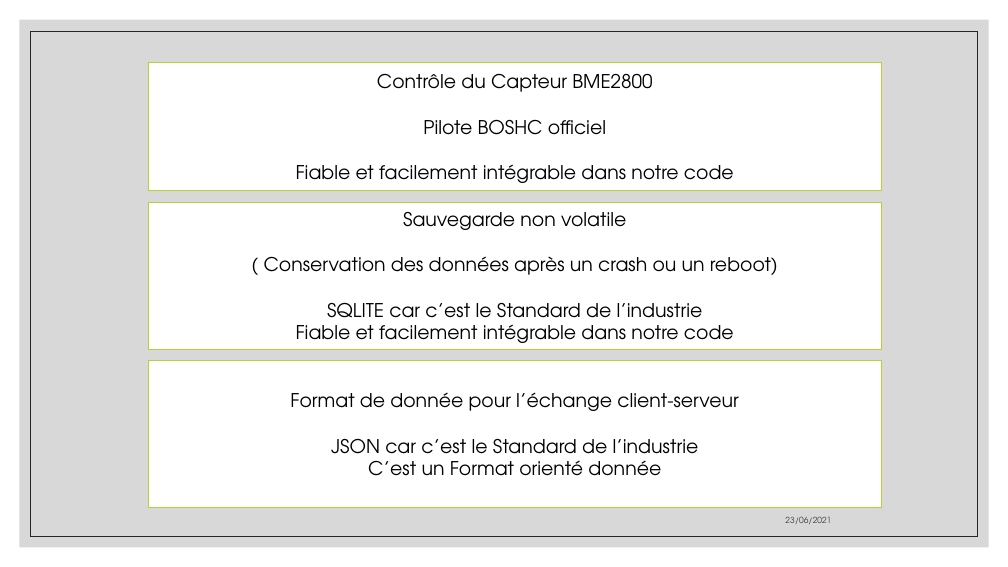
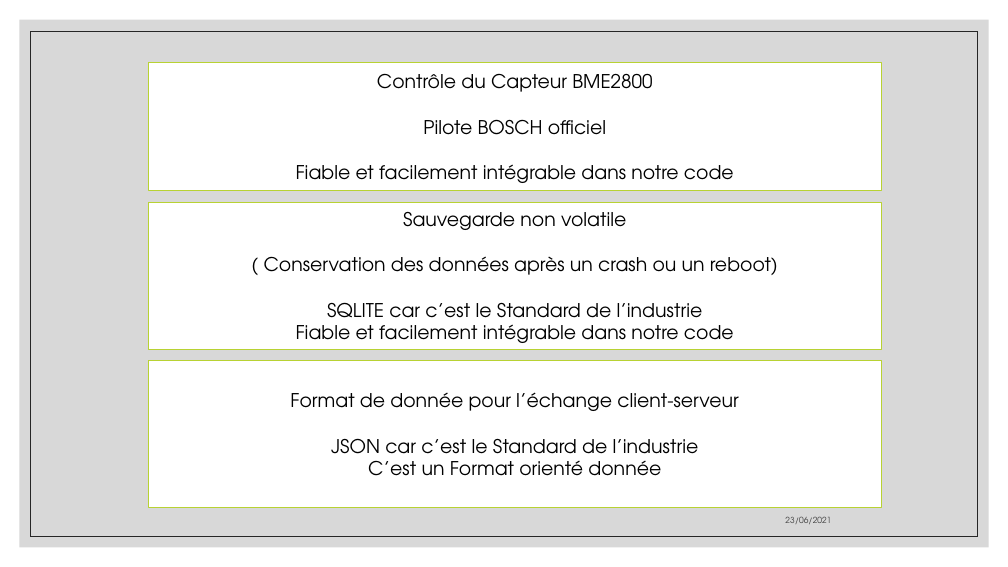
Before and after one commit to aiekick/ProjectStationMeteo, a slide deck: slide 18 of doc/StationMeteo_Soutenance_Stephane.pptx (slide 23 before the commit). Drawn at 1008x567 pixels with LibreOffice and Linux fonts; fonts in the diff are those of the drawing. Boxes give left, top, right and bottom in pixels: in the first picture for what was removed or moved away, otherwise in the second. Text is boxed around its words. In the diff, an @@ line names an element or a change of style, - is before the commit and + after.

```diff
--- a/doc/StationMeteo_Soutenance_Stephane.pptx
+++ b/doc/StationMeteo_Soutenance_Stephane.pptx
@@ text in rectangle at bbox=[423, 119, 606, 135]: text changed @@
-Pilote BOSHC officiel
+Pilote BOSCH officiel
```
Also in this commit, not shown: 8 other slides changed, 5 slides removed.
